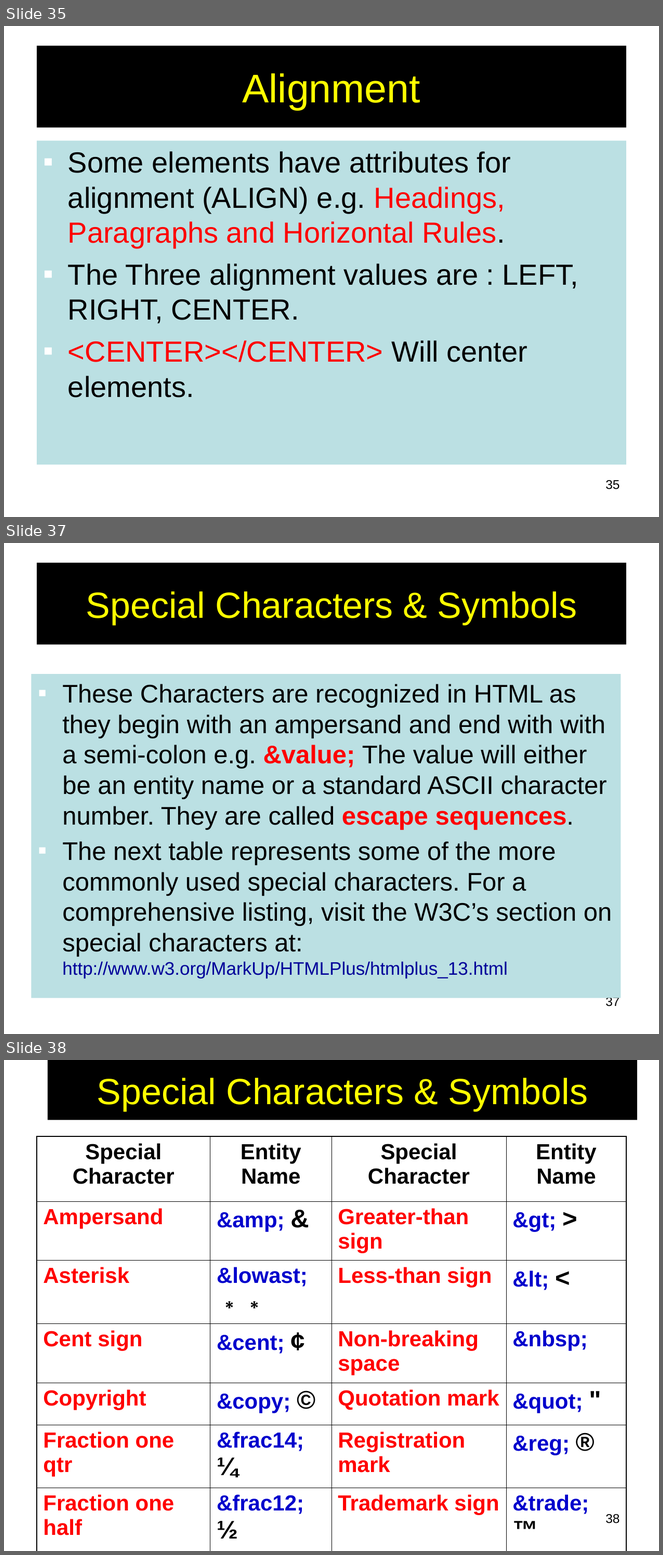
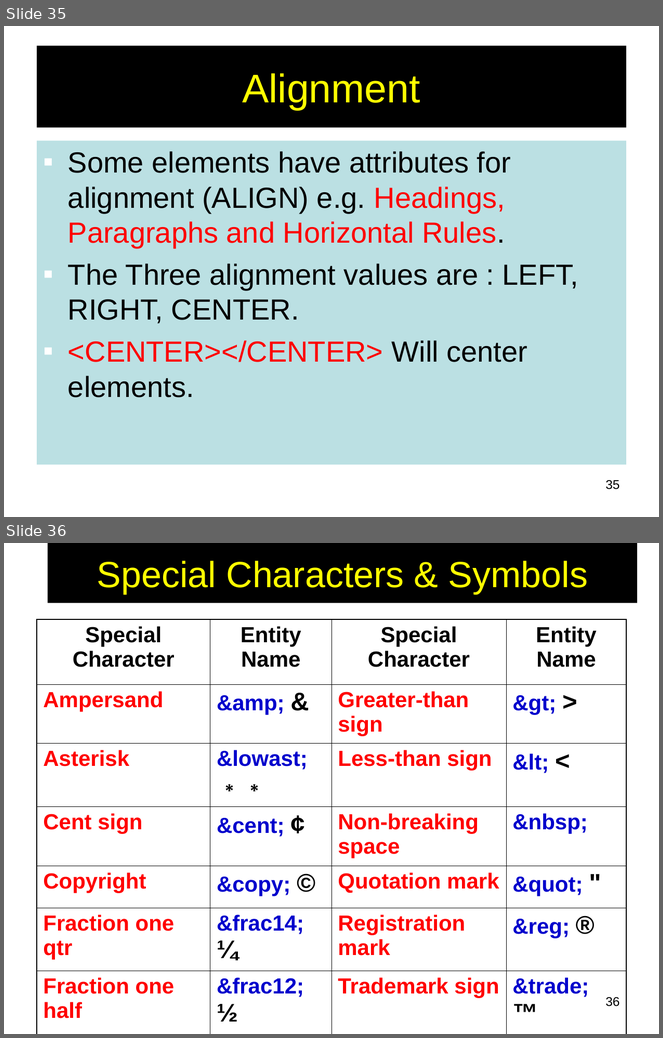
Before and after one commit to engineershoaibakhter/Web-App-Development-Course, a slide deck: notes/html.ppt. Shown one above the other, each under a label of ours: slides 35, 37 and 38 before the commit, slides 35 and 36 after it; the slides between them are not shown. The pictures are 663x1555 and 663x1038 pixels, drawn with LibreOffice and Linux fonts; fonts in the diff are those of the drawing. Boxes give left, top, right and bottom in pixels: in the first picture for what was removed or moved away, otherwise in the second. Text is boxed around its words. In the diff, an @@ line names an element or a change of style, - is before the commit and + after.

```diff
--- a/notes/html.ppt
+++ b/notes/html.ppt
@@ slide 37 removed at [4, 543, 659, 1034], background #FFFFFF @@
@@ title removed at [37, 563, 626, 644] @@
-Special Characters & Symbols
@@ text removed at [32, 674, 621, 999] @@
-▪ These Characters are recognized in HTML as they begin with an ampersand and end with with a semi-colon e.g. &value; The value will either be an entity name or a standard ASCII character number. They are called escape sequences.
-▪ The next table represents some of the more commonly used special characters. For a comprehensive listing, visit the W3C’s section on special characters at: http://www.w3.org/MarkUp/HTMLPlus/htmlplus_13.html
@@ page number removed at [606, 996, 620, 1007] @@
-37
@@ what was slide 38 is now slide 36 @@
@@ page number at [606, 997, 620, 1007]: text changed @@
-38
+36
```
Also in this commit, not shown: 36 slides changed, 1 other slide removed, 1 other file.
